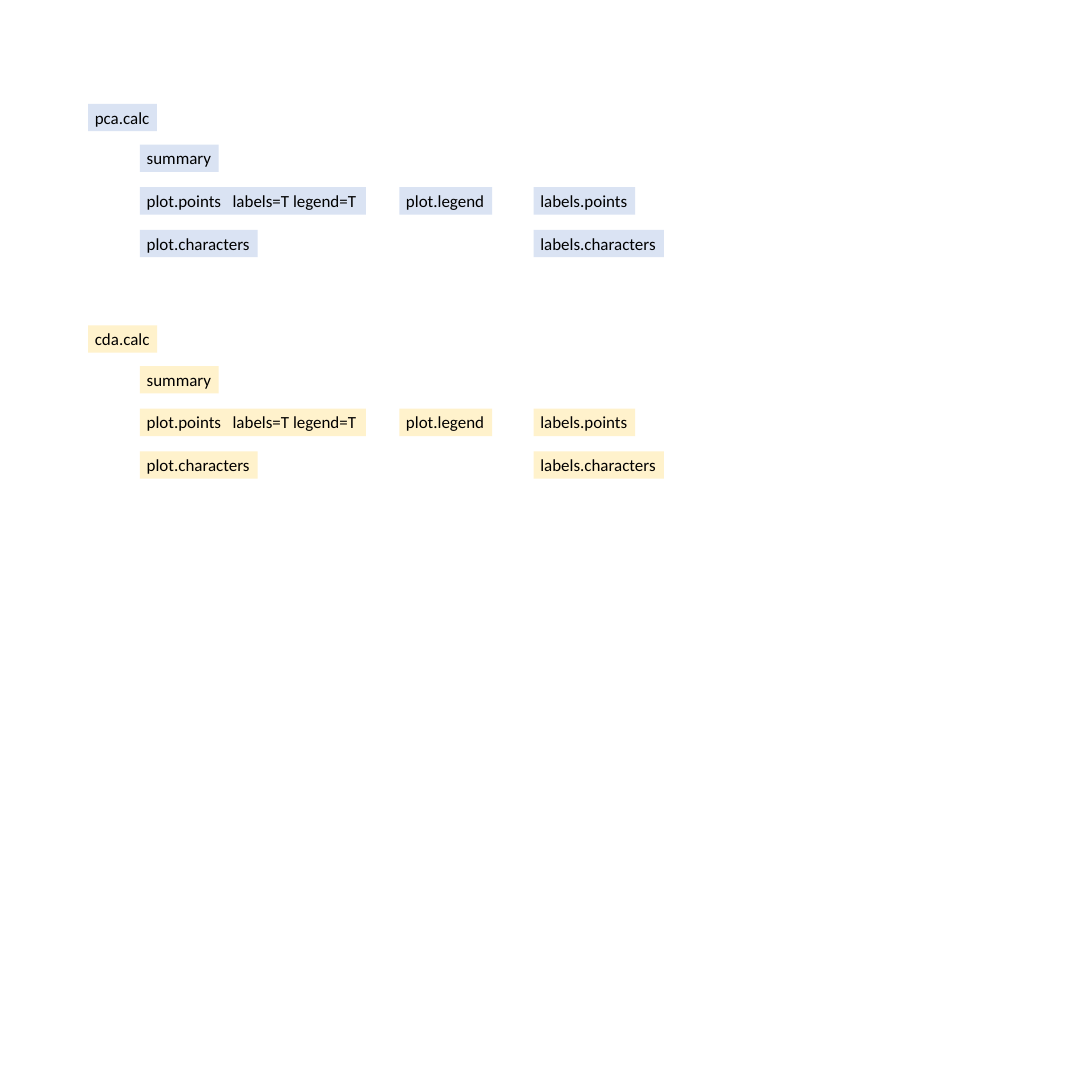
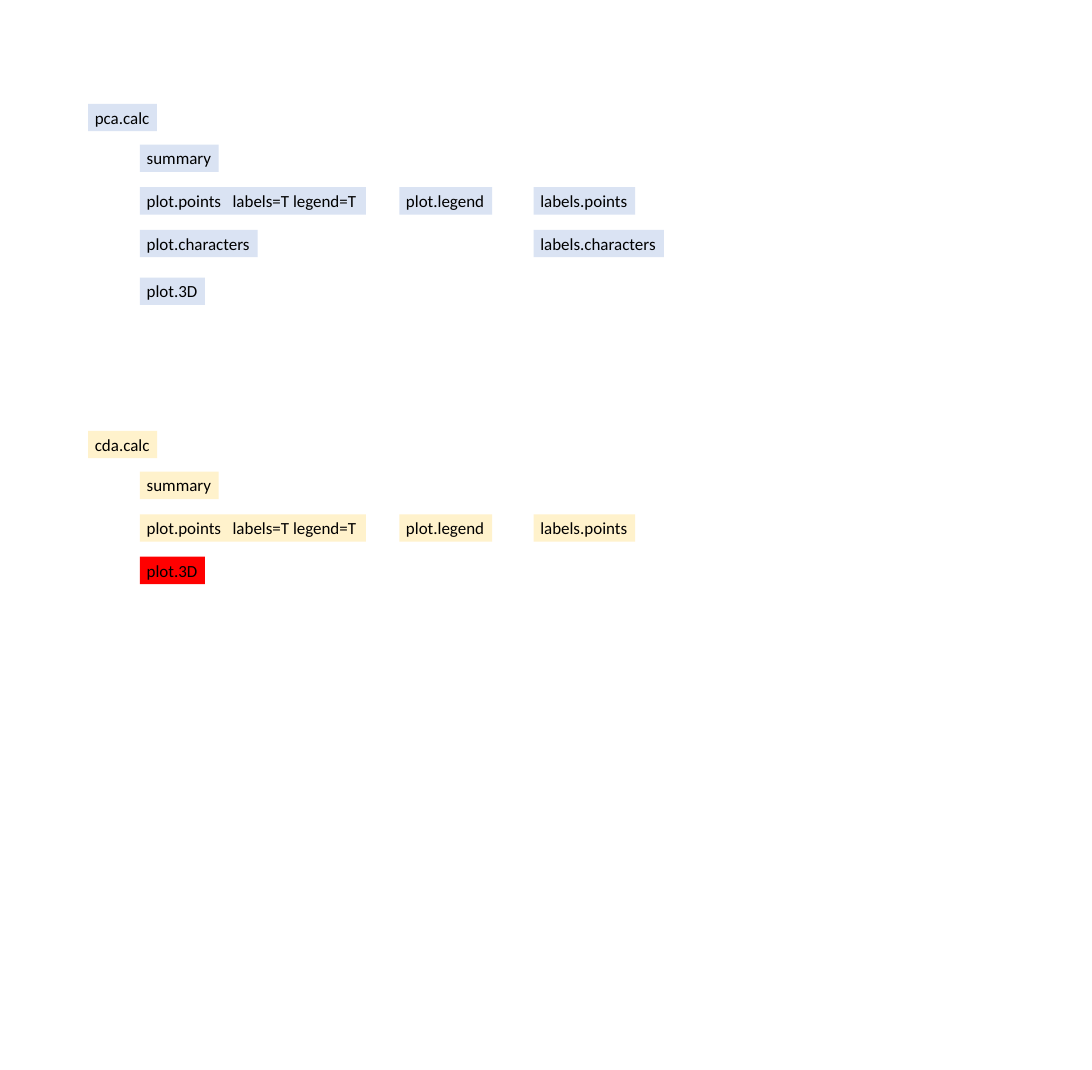
Before and after one commit to MarekSlenker/MorphoTools2, a slide deck: slide 1 of struktura kniznice.pptx. Drawn at 1092x1070 pixels with LibreOffice and Linux fonts; fonts in the diff are those of the drawing. Boxes give left, top, right and bottom in pixels: in the first picture for what was removed or moved away, otherwise in the second. Text is boxed around its words. In the diff, an @@ line names an element or a change of style, - is before the commit and + after.

```diff
--- a/struktura kniznice.pptx
+++ b/struktura kniznice.pptx
@@ rectangle added at (140, 278, 205, 305), fill #DAE3F3, 18 pt, text #000000 @@
+plot.3D
@@ rectangle removed at (533, 451, 664, 478) @@
-labels.characters
@@ 5 rectangles: place and size @@
-5 rectangles at (88, 325, 635, 436)
+5 rectangles at (88, 431, 635, 542)
@@ rectangle "plot.3D": place and size @@
-rectangle "plot.3D" at (140, 451, 257, 478)
+rectangle "plot.3D" at (140, 557, 205, 584)
@@ rectangle "plot.3D" at (140, 557, 205, 584): fill #FFF2CC to #FF0000 @@
@@ text in rectangle at (147, 565, 198, 580): text changed @@
-plot.characters
+plot.3D
```
Also in this commit, not shown: 11 other files.
